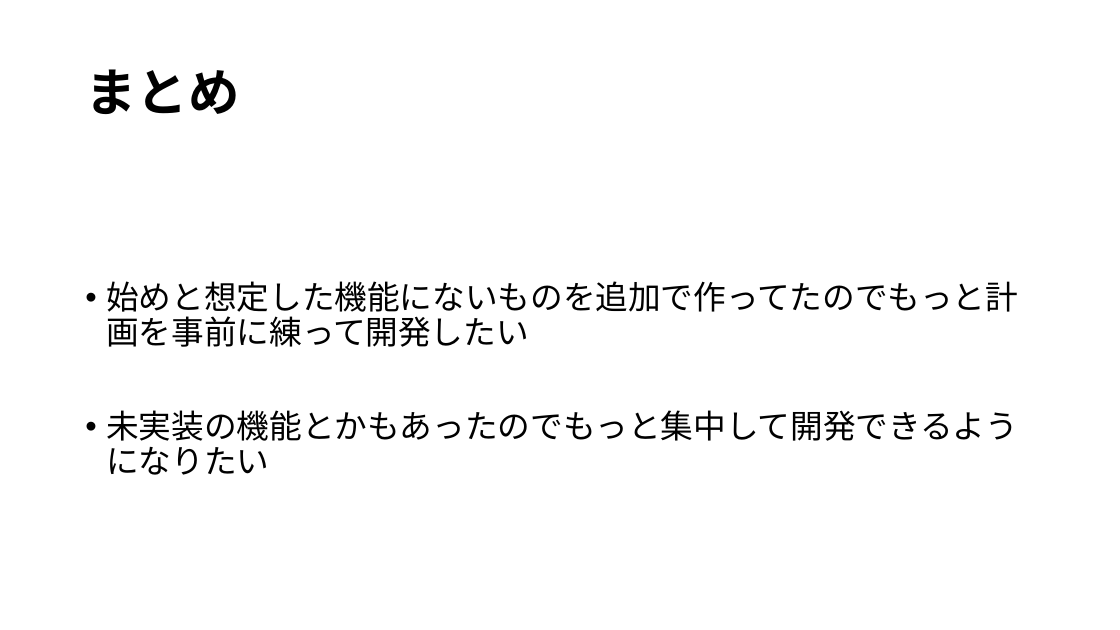
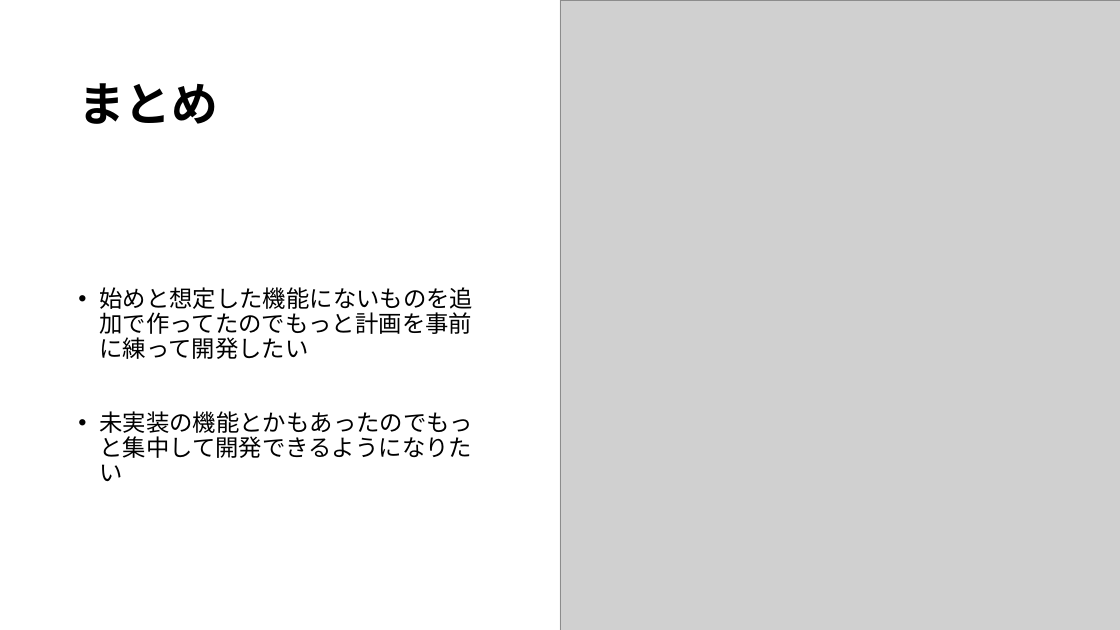
Before and after one commit to Shi-ori/Fultter, a slide deck: slide 7 of fultter_task/Flutter Timer.pptx (slide 6 before the commit). Drawn at 1120x630 pixels with LibreOffice and Linux fonts; fonts in the diff are those of the drawing; grey boxes stand for pictures. Boxes give left, top, right and bottom in pixels: in the first picture for what was removed or moved away, otherwise in the second. Text is boxed around its words. In the diff, an @@ line names an element or a change of style, - is before the commit and + after.

```diff
--- a/fultter_task/Flutter Timer.pptx
+++ b/fultter_task/Flutter Timer.pptx
@@ rectangle added at (0,0,783,210), fill #FFFFFF @@
@@ picture added at (560,0,1120,630) @@
@@ title "まとめ": place and size @@
-title "まとめ" at (85,69,239,114)
+title "まとめ" at (78,83,218,124)
@@ title "まとめ" at (78,83,218,124): size 44 to 40 pt @@
@@ text "始めと想定した機能にないものを追加で作ってたのでもっと計画を事前に練って開発したい": place and size @@
-text "始めと想定した機能にないものを追加で作ってたのでもっと計画を事前に練って開発したい" at (106,281,1018,475)
+text "始めと想定した機能にないものを追加で作ってたのでもっと計画を事前に練って開発したい" at (99,287,473,481)
@@ text "始めと想定した機能にないものを追加で作ってたのでもっと計画を事前に練って開発したい" at (99,287,473,481): size 28 to 20 pt; vertical alignment bottom to middle @@
```
Also in this commit, not shown: 2 other slides changed, 1 slide added.
